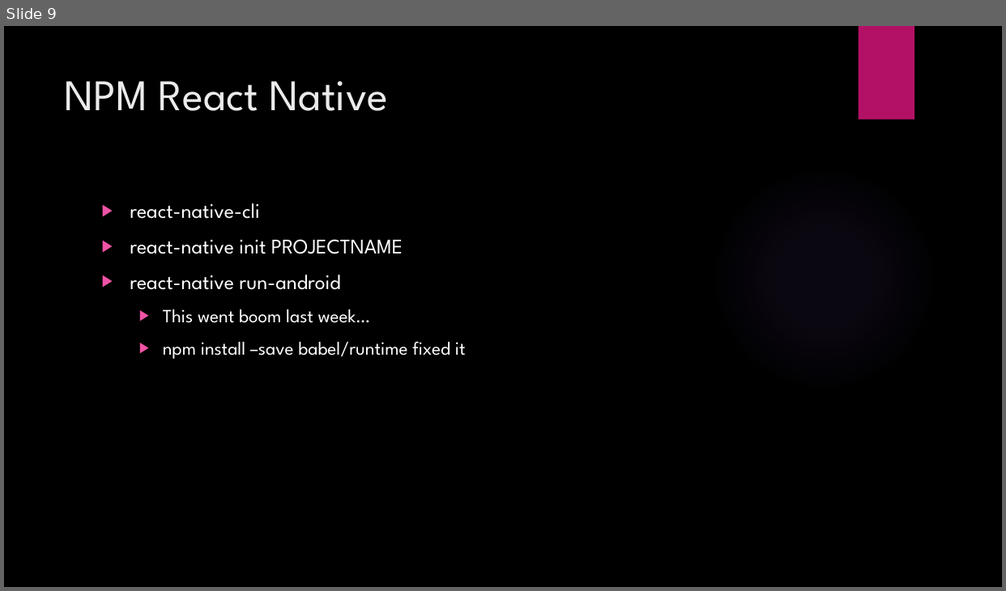
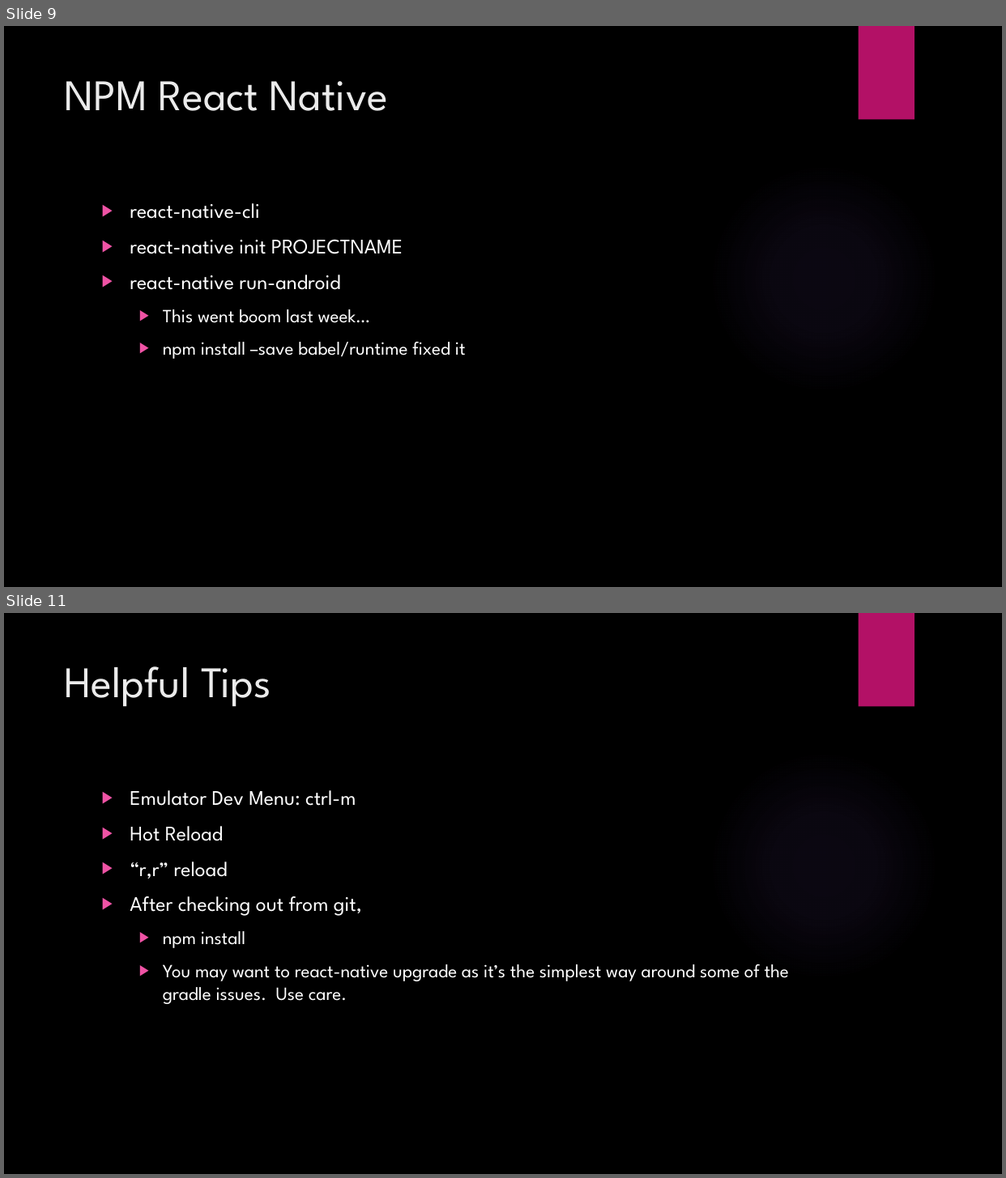
Before and after one commit to argentaegis/ReactNativeClass, a slide deck: Class1/Tech314_1.pptx. Shown one above the other, each under a label of ours: slide 9 before the commit, slides 9 and 11 after it; the slides between them are not shown. The pictures are 1006x591 and 1006x1178 pixels, drawn with LibreOffice and Linux fonts; fonts in the diff are those of the drawing; background and template pictures are left out. Boxes give left, top, right and bottom in pixels: in the first picture for what was removed or moved away, otherwise in the second. Text is boxed around its words. In the diff, an @@ line names an element or a change of style, - is before the commit and + after.

Commit message:
added links and tips at end of class 1 ppt

```diff
--- a/Class1/Tech314_1.pptx
+++ b/Class1/Tech314_1.pptx
@@ slide 11 added at (x1=4, y1=613, x2=1002, y2=1174), background picture (left out); not listed: 2 template elements that a slide beside it also shows @@
@@ title added at (x1=65, y1=666, x2=271, y2=707), 42 pt, text #EBEBEB @@
+Helpful Tips
@@ text added at (x1=130, y1=790, x2=789, y2=1004), 18 pt, text #FFFFFF @@
+▶ Emulator Dev Menu: ctrl-m
+▶ Hot Reload
+▶ “r,r” reload
+▶ After checking out from git,
+  ▶ npm install
+  ▶ You may want to react-native upgrade as it’s the simplest way around some of the gradle issues. Use care.
```
Also in this commit, not shown: 1 slide changed.
